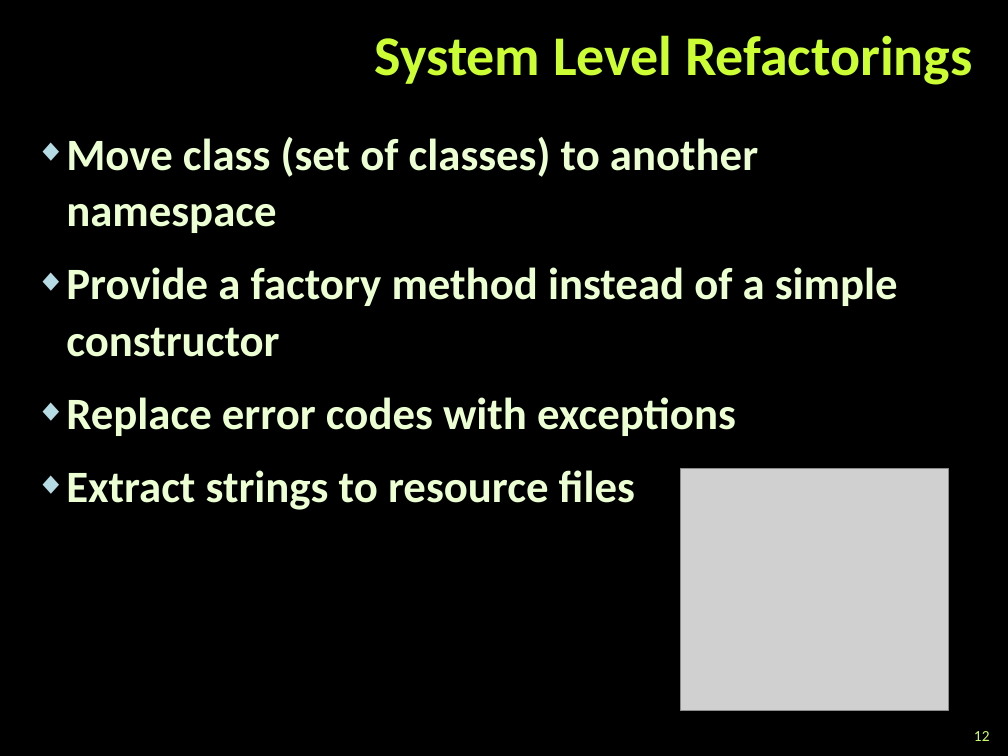
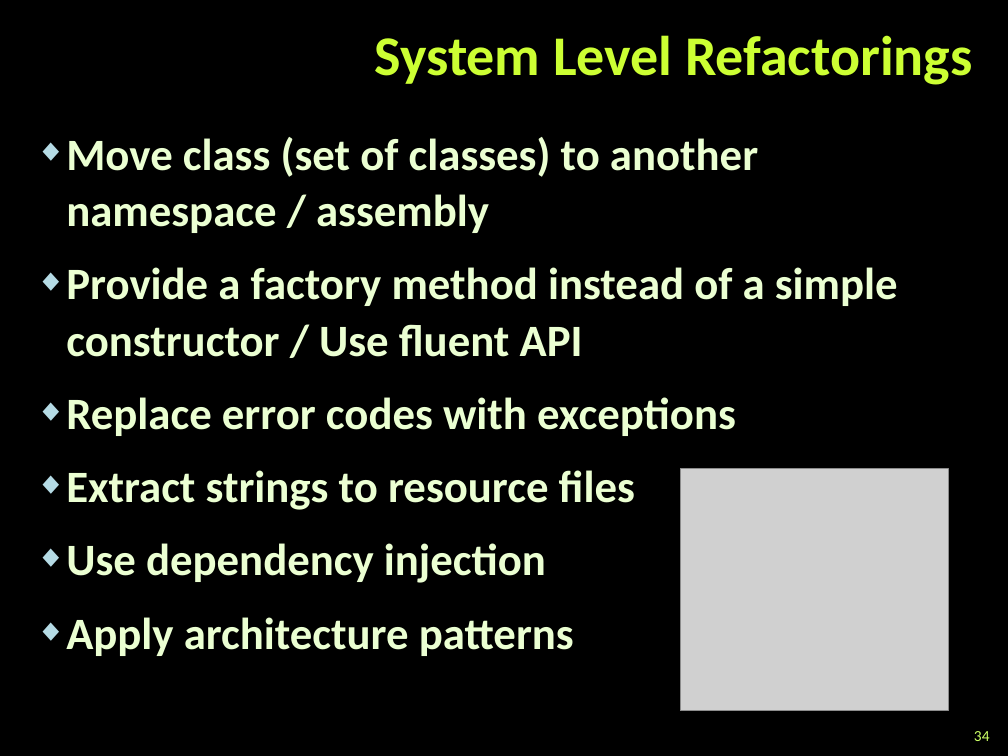
Before and after one commit to martin-nikolov/Telerik-Academy, a slide deck: slide 34 of Programming with C#/4. C# High-Quality Code/12. Refactoring/Refactoring.pptx (slide 12 before the commit). Drawn at 1008x756 pixels with LibreOffice and Linux fonts; fonts in the diff are those of the drawing; grey boxes stand for pictures; background and template pictures are left out. Boxes give left, top, right and bottom in pixels: in the first picture for what was removed or moved away, otherwise in the second. Text is boxed around its words. In the diff, an @@ line names an element or a change of style, - is before the commit and + after.

```diff
--- a/Programming with C#/4. C# High-Quality Code/12. Refactoring/Refactoring.pptx
+++ b/Programming with C#/4. C# High-Quality Code/12. Refactoring/Refactoring.pptx
@@ text at [66,137,898,357]: text changed @@
-◆ Move class (set of classes) to another namespace
-◆ Provide a factory method instead of a simple constructor
+◆ Move class (set of classes) to another namespace / assembly
+◆ Provide a factory method instead of a simple constructor / Use fluent API
@@ text at [66,543,574,656]: paragraphs added @@
+◆ Use dependency injection
+◆ Apply architecture patterns
@@ page number at [974,731,990,741]: text changed @@
-12
+34
```
Also in this commit, not shown: 10 other slides changed, 23 slides added, 3 slides removed, 9 other files.
